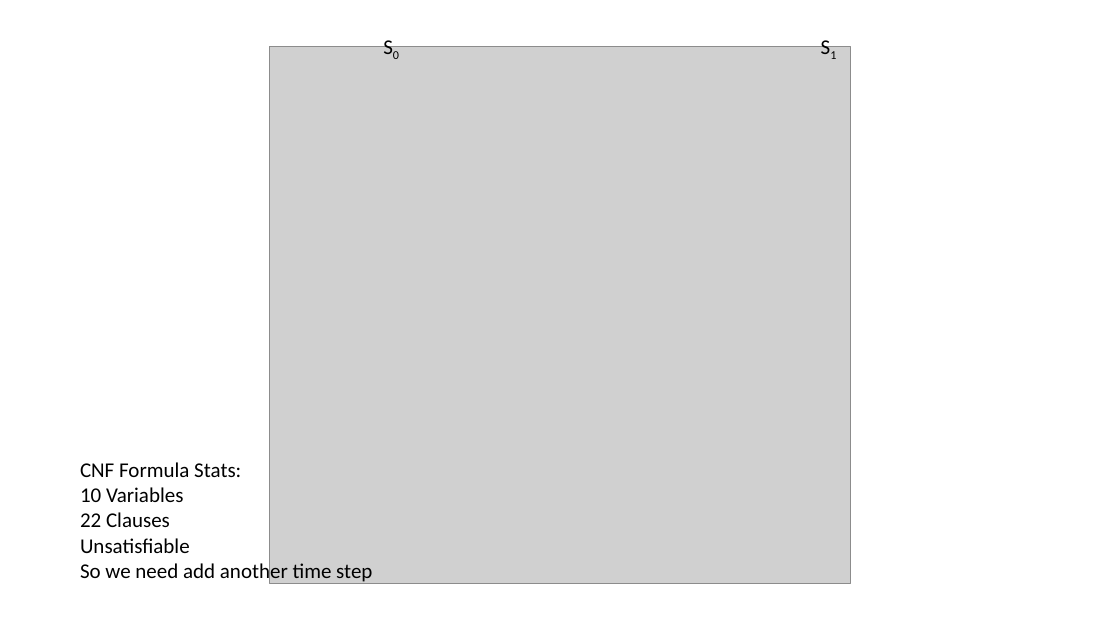
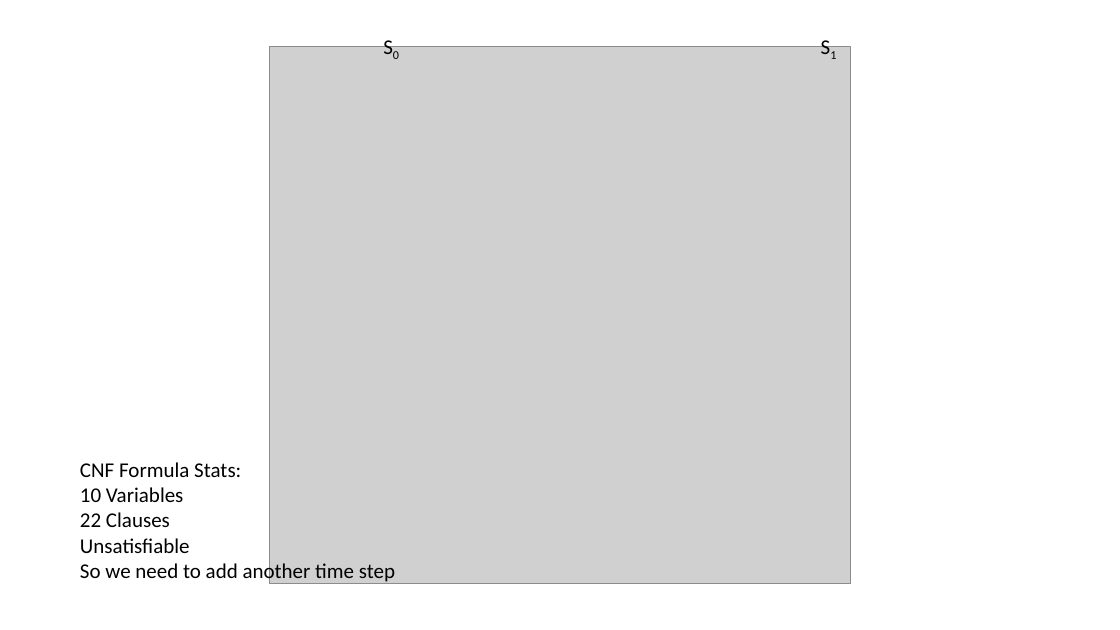
Before and after one commit to tmeindle/NaivePlanner, a slide deck: slide 11 of NaivePlanner/Slides.pptx. Drawn at 1120x630 pixels with LibreOffice and Linux fonts; fonts in the diff are those of the drawing; grey boxes stand for pictures. Boxes give left, top, right and bottom in pixels: in the first picture for what was removed or moved away, otherwise in the second. Text is boxed around its words. In the diff, an @@ line names an element or a change of style, - is before the commit and + after.

Commit message:
A few minor corections the most important being the variable count for the cnf formula at time s0 during StripsToSatPlan explaination

```diff
--- a/NaivePlanner/Slides.pptx
+++ b/NaivePlanner/Slides.pptx
@@ text at [80, 512, 395, 584]: text changed @@
-22 Clauses
-Unsatisfiable
-So we need add another time step
+22 Clauses
+Unsatisfiable
+So we need to add another time step
```
Also in this commit, not shown: 7 other slides changed.
